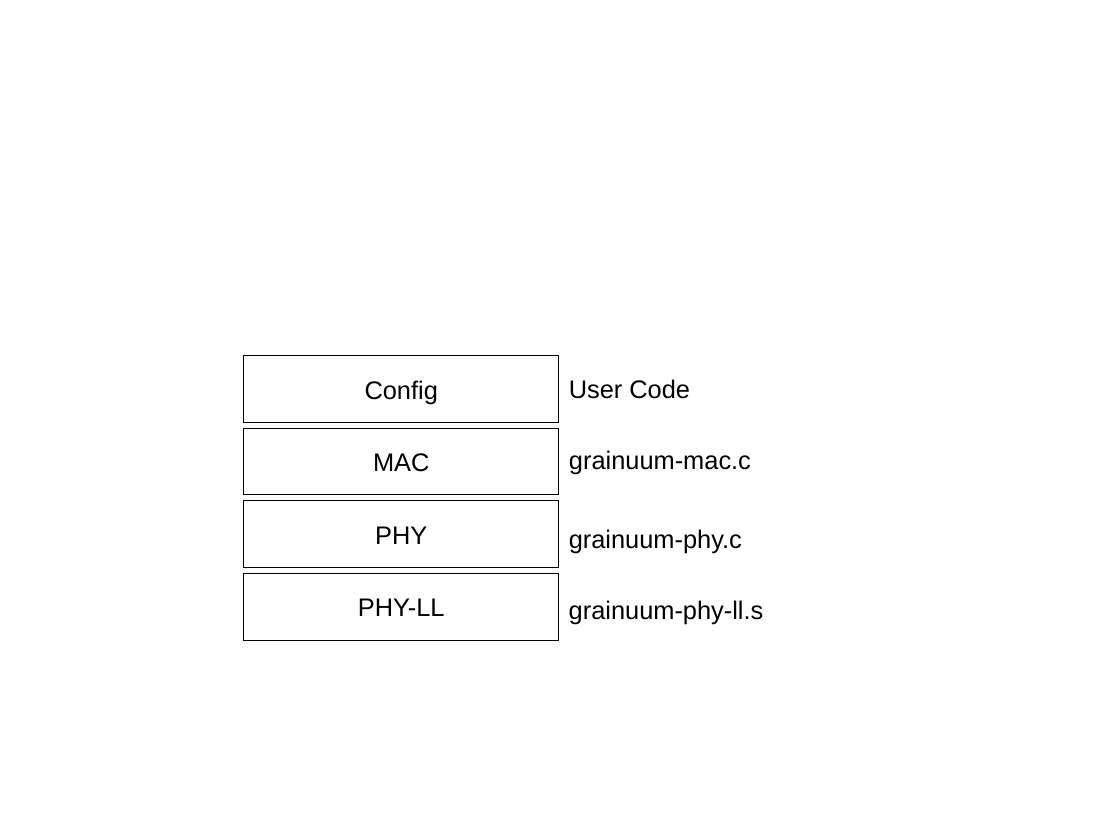
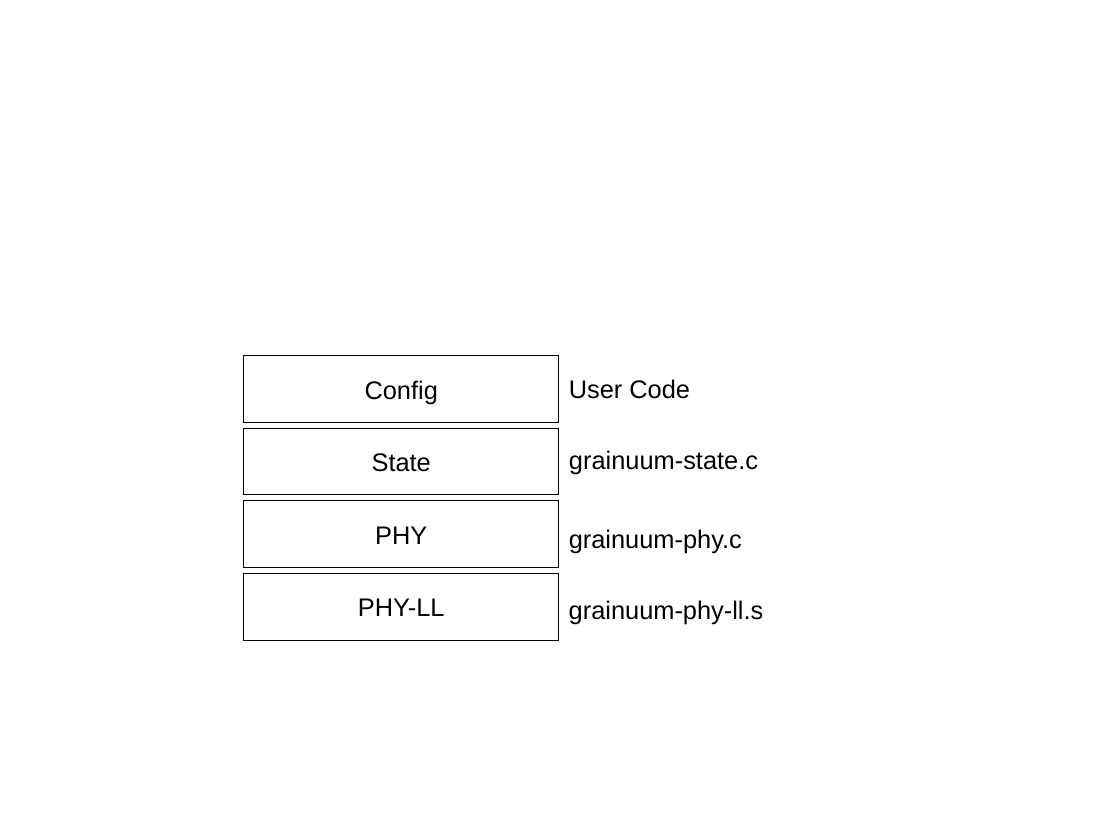
Before and after one commit to xobs/grainuum-33c3, a slide deck: slide 1 of diagrams.odp. Drawn at 1120x840 pixels with LibreOffice and Linux fonts; fonts in the diff are those of the drawing. Boxes give left, top, right and bottom in pixels: in the first picture for what was removed or moved away, otherwise in the second. Text is boxed around its words. In the diff, an @@ line names an element or a change of style, - is before the commit and + after.

```diff
--- a/diagrams.odp
+++ b/diagrams.odp
@@ text in rectangle at [372,453,431,472]: text changed @@
-MAC
+State
@@ text at [569,450,758,474]: text changed @@
-grainuum-mac.c
+grainuum-state.c
```
Also in this commit, not shown: 3 other slides changed, 10 other files.
